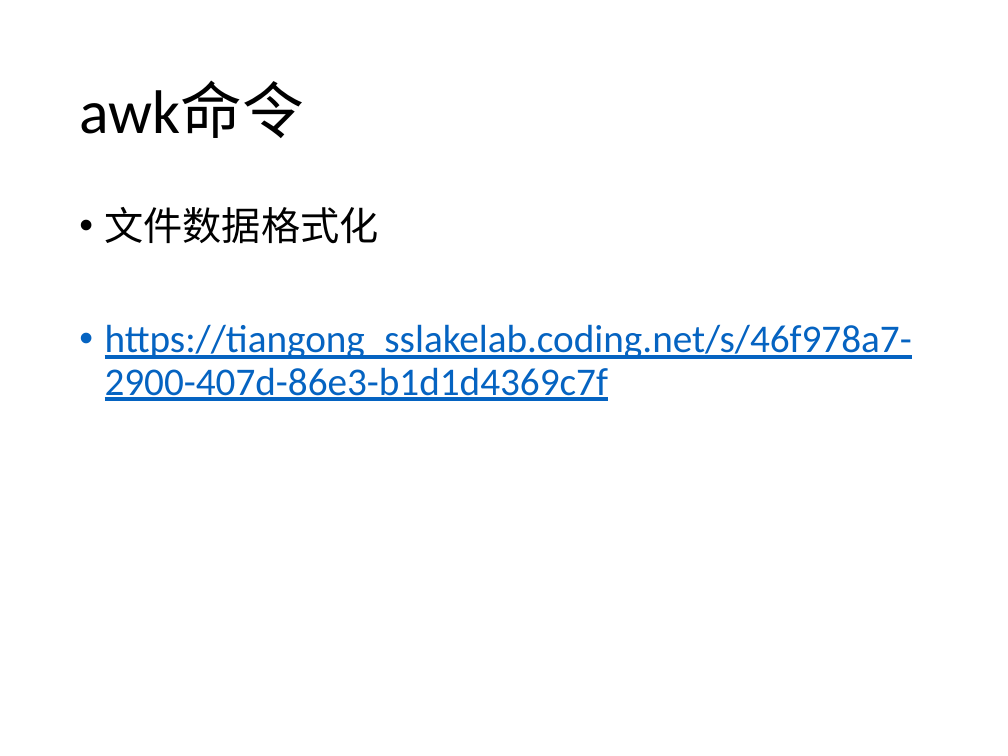
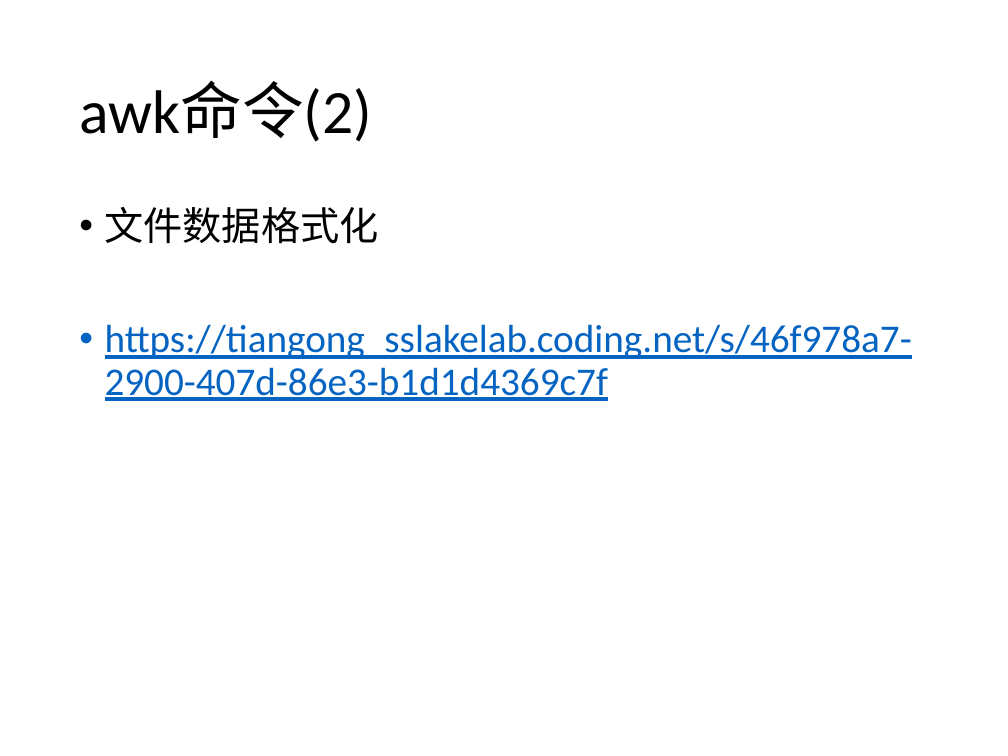
Before and after one commit to SSlakeLabTiangong/2019_workshop, a slide deck: slide 33 of 03_Linux101/Linux101.pptx (slide 23 before the commit). Drawn at 1008x756 pixels with LibreOffice and Linux fonts; fonts in the diff are those of the drawing. Boxes give left, top, right and bottom in pixels: in the first picture for what was removed or moved away, otherwise in the second. Text is boxed around its words. In the diff, an @@ line names an element or a change of style, - is before the commit and + after.

```diff
--- a/03_Linux101/Linux101.pptx
+++ b/03_Linux101/Linux101.pptx
@@ title at box(79, 82, 372, 142): text changed @@
-awk命令
+awk命令(2)
```
Also in this commit, not shown: 8 other slides changed, 10 slides added.
